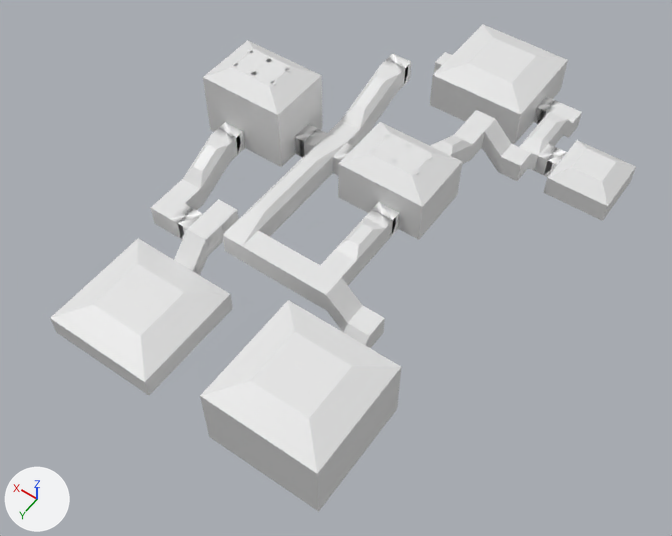
Before and after pictures for a commit that changed the FBX model Assets/Models/silverstar_house.fbx.
One viewpoint serves both versions: a camera (50 mm lens) standing at (-20.8, 36.5, 35.8) and looking at (-2.4, 10.8, -4.7). Lighting does not change. The marker at lower left points along +X, +Y and +Z. Vertices at the same position are counted once.

Script lines for the objects in view, before the commit:
```python
ob_room_0_13 = bpy.data.objects.new('Room_0_13', me_plane_1613)
ob_room_0_13.location = (0.0, 0.0, 0.0)
ob_room_0_5 = bpy.data.objects.new('Room_0_5', me_plane_1492)
ob_room_0_5.location = (0.0, 0.0, 0.0)
ob_room_2_4 = bpy.data.objects.new('Room_2_4', me_plane_1505)
ob_room_2_4.location = (0.0, 0.0, 0.0)
ob_room__10__4 = bpy.data.objects.new('Room_-10_-4', me_plane_1699)
ob_room__10__4.location = (0.0, 0.0, 0.0)
ob_room__5_4 = bpy.data.objects.new('Room_-5_4', me_plane_1546)
ob_room__5_4.location = (0.0, 0.0, 0.0)
ob_room__8_13 = bpy.data.objects.new('Room_-8_13', me_plane_1639)
ob_room__8_13.location = (0.0, 0.0, 0.0)
# also in view: 'Room_2_11' at (3.2, 14.7, -1.9); 'Room_-4_-9' at (-1.9, -8.3, -4.8); 'Room_-5_11' at (-5.8, 14.7, -1.3); 'Room_0_1' at (0.6, 3.2, 0.0); 'Room_4_8' at (5.8, 11.5, -1.3)
```
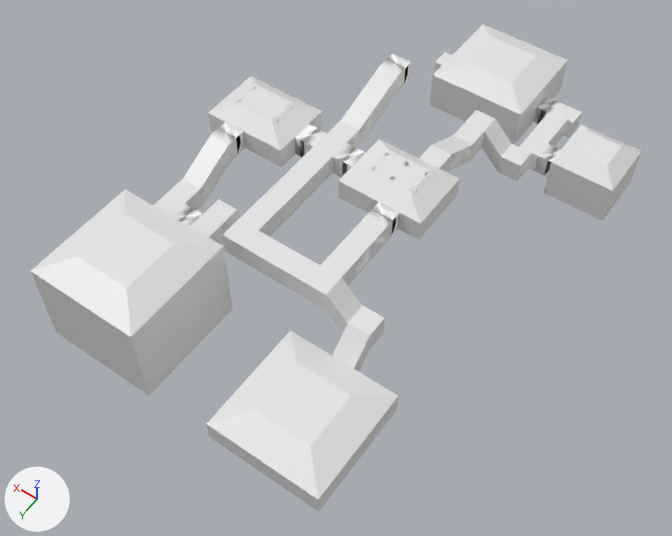
The edits, one by one:
me_plane_1546 is used by ob_room__5_4; location (0.0, 0.0, 0.0).
me_plane_1546 had 46 vertices, 31 faces and spanned x -6.4..-1.28, y 5.12..8.96, z -1.28..1.92.
me_plane_1546 now has 32 vertices, 17 faces and spans x -6.4..-1.28, y 5.12..8.96, z -1.28..0.64.
Part 3, on me_plane_1546:
18 vertices are removed from x -6.4..-1.28, y 5.12..8.96, z 1.28..1.92.
19 faces are deleted.
4 vertices are added at (-5.12, 6.08, 0.64), (-2.56, 6.08, 0.64), (-2.56, 8.0, 0.64), (-5.12, 8.0, 0.64).
5 new faces join them, mat_ceilingmaterial_046 (white #e7e7e7).
me_plane_1699 is used by ob_room__10__4; location (0.0, 0.0, 0.0).
me_plane_1699 had 28 vertices, 17 faces and spanned x -12.8..-8.96, y -5.12..-1.28, z -5.12..-3.2.
me_plane_1699 now has 40 vertices, 29 faces and spans x -12.8..-8.96, y -5.12..-1.28, z -5.12..-1.92.
Part 1, on me_plane_1699:
4 vertices are removed from x -11.84..-9.92, y -4.16..-2.24, z -3.2.
5 faces are deleted.
4 vertices are added at (-11.84, -4.16, -1.92), (-9.92, -4.16, -1.92), (-9.92, -2.24, -1.92), (-11.84, -2.24, -1.92).
12 new vertices lie (0.0, 0.0, 1.28) away from vertices in x -12.8..-8.96, y -5.12..-1.28, z -3.84.
12 new faces join them, mat_wallmaterial_046 (white #e7e7e7).
5 new faces join them, mat_ceilingmaterial_046 (white #e7e7e7).
me_plane_1613 is used by ob_room_0_13; location (0.0, 0.0, 0.0).
me_plane_1613 had 44 vertices, 25 faces and spanned x 0.0..6.4, y 16.64..23.04, z -3.84..-1.92.
me_plane_1613 now has 104 vertices, 85 faces and spans x 0.0..6.4, y 16.64..23.04, z -3.84..1.92.
me_plane_1613 part 4: 4 vertices removed from x 1.6..4.8, y 18.24..21.44, z -1.92; 64 vertices added at x 0.0..6.4, y 16.64..23.04, z -1.28..1.92.
me_plane_1505 is used by ob_room_2_4; location (0.0, 0.0, 0.0).
me_plane_1505 had 60 vertices, 46 faces and spanned x 2.56..7.68, y 5.12..8.96, z -1.28..3.2.
me_plane_1505 now has 32 vertices, 18 faces and spans x 2.56..7.68, y 5.12..8.96, z -1.28..0.64.
Part 5, on me_plane_1505:
32 vertices are removed from x 2.56..7.68, y 5.12..8.96, z 1.28..3.2.
33 faces are deleted.
4 vertices are added at (3.84, 6.08, 0.64), (6.4, 6.08, 0.64), (6.4, 8.0, 0.64), (3.84, 8.0, 0.64).
5 new faces join them, mat_ceilingmaterial_046 (white #e7e7e7).
me_plane_1639 is used by ob_room__8_13; location (0.0, 0.0, 0.0).
me_plane_1639 had 84 vertices, 65 faces and spanned x -10.24..-3.84, y 16.64..23.04, z -3.84..0.64.
me_plane_1639 now has 44 vertices, 25 faces and spans x -10.24..-3.84, y 16.64..23.04, z -3.84..-1.92.
Part 2, on me_plane_1639:
44 vertices are removed from x -10.24..-3.84, y 16.64..23.04, z -1.28..0.64.
45 faces are deleted.
4 vertices are added at (-8.64, 18.24, -1.92), (-5.44, 18.24, -1.92), (-5.44, 21.44, -1.92), (-8.64, 21.44, -1.92).
5 new faces join them, mat_ceilingmaterial_046 (white #e7e7e7).

Where the change shows, as pixel boxes (x1, y1, x2, y2) in the pictures (672 x 536 px):
'Room_0_13', reshaped (10% wider, 31% taller)
    before: (50, 238, 233, 395)
    after: (31, 189, 233, 395)
'Room_-8_13', reshaped (14% shorter)
    before: (200, 300, 401, 512)
    after: (206, 330, 398, 512)
'Room_2_4', reshaped (28% shorter)
    before: (203, 40, 322, 167)
    after: (208, 76, 322, 167)
'Room_-5_4', reshaped (14% shorter)
    before: (338, 122, 462, 240)
    after: (338, 139, 460, 240)
'Room_-10_-4', reshaped (6% wider, 20% taller)
    before: (543, 140, 636, 221)
    after: (543, 124, 642, 221)
part 1 of me_plane_1699, built on
    before: (547, 140, 636, 206)
    after: (547, 124, 642, 206)
part 2 of me_plane_1639, cut back
    before: (200, 300, 401, 499)
    after: (207, 330, 398, 499)
part 3 of me_plane_1546, cut back
    before: (338, 122, 462, 224)
    after: (339, 139, 459, 224)
part 4 of me_plane_1613, built on
    before: (51, 238, 230, 382)
    after: (31, 189, 230, 382)
part 5 of me_plane_1505, cut back
    before: (203, 40, 322, 150)
    after: (208, 76, 322, 150)
